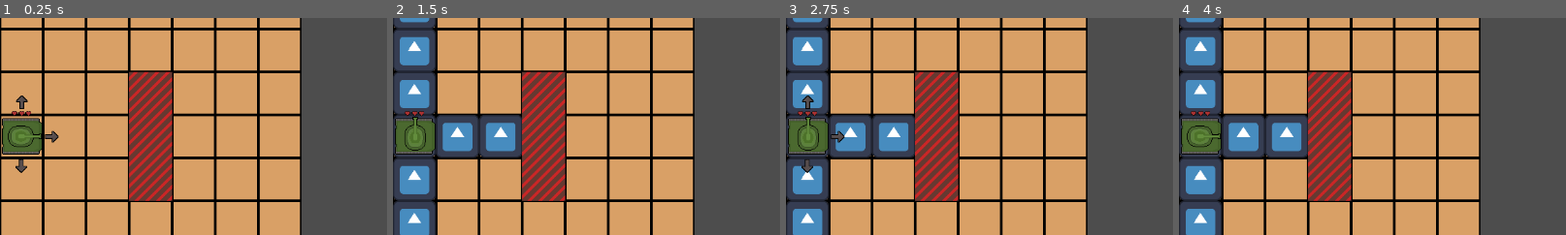
Above: before the commit, frames 1-4 (left to right).
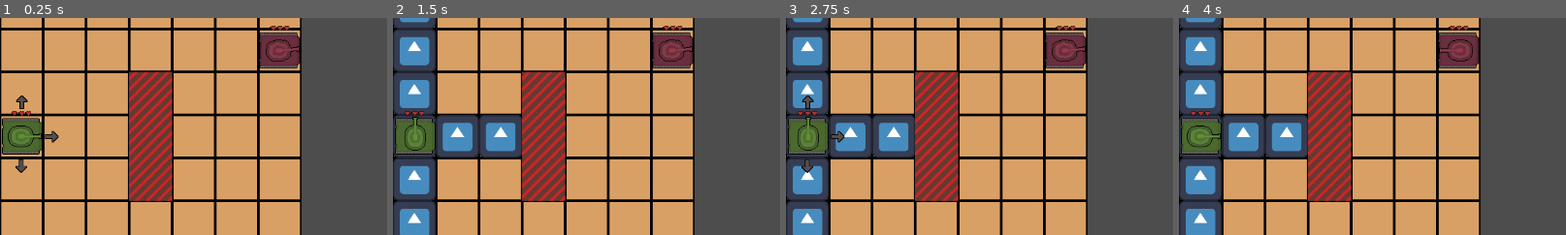
Above: after the commit, the same moments.

Repository: s3716853/tank-game
Game: Godot game, scene res://Scenes/main.tscn
Two runs of this game, one before a commit and one after it. Both use one fixed random seed, a clock stepped at 60 frames per second and the inputs below. This scene is started directly instead of the project's main scene. The engine's default icon, where the game draws it, is replaced by a stand-in: a white triangle on a blue panel in a dark square.
Inputs (mouse positions are % of the whole screen's width and height, from its top left):
- Up to frame 1 (0.25 s): no input
- Up to frame 2 (1.5 s): click (3, 27) at 0.5 s; click "MOVE" at 1.25 s
- Up to frame 3 (2.75 s): click "SHOOT" at 2 s
- Up to frame 4 (4 s): click (7, 35) at 2.75 s; click "MOVE" at 3.5 s
The pictures show only the part of the screen within x 0-50%, y 7-57%; the shares and areas given below are measured in that part.

The runs differ from the first frame. In frame 1, 1.8% of the frame differs, in the area x 66-78%, y 3-24%; in frame 2, 1.8%; in frame 3, 1.8%; in frame 4, 1.8%.

Commit message:
Player and Enemy turns
Once the player has taken 2 actions, the enemy takes a turn

Diff:
--- /dev/null
+++ b/Prefabs/enemy.tscn
@@ -0,0 +1,52 @@
+[gd_scene load_steps=7 format=3 uid="uid://bstiq4wdcauyl"]
+
+[ext_resource type="Script" path="res://Scripts/EnemyMain.gd" id="1_30tlv"]
+[ext_resource type="Texture2D" uid="uid://pu5p8uc6tfi2" path="res://Sprites/Enemy Tanks/body1.png" id="2_to2fc"]
+[ext_resource type="Texture2D" uid="uid://dqegvqs4tbkjl" path="res://Sprites/Enemy Tanks/turret1.png" id="3_cwx51"]
+[ext_resource type="Script" path="res://Scripts/health.gd" id="4_abefa"]
+[ext_resource type="Texture2D" uid="uid://doqgsbyrna1ce" path="res://Sprites/heart.png" id="5_h8lqd"]
+
+[sub_resource type="RectangleShape2D" id="RectangleShape2D_s01wh"]
+size = Vector2(61, 54)
+
+[node name="Enemy" type="Node2D" node_paths=PackedStringArray("bullet_spawn", "turret")]
+position = Vector2(-137, 76)
+script = ExtResource("1_30tlv")
+bullet_spawn = NodePath("Body/Turret/BulletSpawn")
+turret = NodePath("Body/Turret")
+
+[node name="Body" type="Sprite2D" parent="."]
+texture_filter = 1
+texture = ExtResource("2_to2fc")
+
+[node name="Turret" type="Sprite2D" parent="Body"]
+texture_filter = 1
+rotation = -6.36108
+texture = ExtResource("3_cwx51")
+
+[node name="BulletSpawn" type="Node2D" parent="Body/Turret"]
+position = Vector2(31.3847, 0.0271924)
+
+[node name="Area2D" type="Area2D" parent="." groups=["Enemy"]]
+
+[node name="CollisionShape2D" type="CollisionShape2D" parent="Area2D"]
+position = Vector2(-0.5, 0)
+shape = SubResource("RectangleShape2D_s01wh")
+
+[node name="Health" type="Node2D" parent="."]
+script = ExtResource("4_abefa")
+
+[node name="Heart 1" type="Sprite2D" parent="Health"]
+texture_filter = 1
+position = Vector2(-10, -34)
+texture = ExtResource("5_h8lqd")
+
+[node name="Heart 2" type="Sprite2D" parent="Health"]
+texture_filter = 1
+position = Vector2(0, -34)
+texture = ExtResource("5_h8lqd")
+
+[node name="Heart 3" type="Sprite2D" parent="Health"]
+texture_filter = 1
+position = Vector2(10, -34)
+texture = ExtResource("5_h8lqd")
--- a/Scenes/Health.tscn
+++ b/Scenes/Health.tscn
@@ -1,59 +1,13 @@
-[gd_scene load_steps=8 format=3 uid="uid://dkcq3id4fjgbk"]
+[gd_scene load_steps=3 format=3 uid="uid://dkcq3id4fjgbk"]
 
-[ext_resource type="Script" path="res://Scripts/tankMain.gd" id="1_hncku"]
 [ext_resource type="PackedScene" uid="uid://doxpjwtdt4abe" path="res://Prefabs/player.tscn" id="1_tosbj"]
-[ext_resource type="Script" path="res://Scripts/health.gd" id="3_8rin5"]
-[ext_resource type="Texture2D" uid="uid://doqgsbyrna1ce" path="res://Sprites/heart.png" id="4_1mdos"]
-[ext_resource type="Texture2D" uid="uid://pu5p8uc6tfi2" path="res://Sprites/Enemy Tanks/body1.png" id="6_txu1l"]
-[ext_resource type="Texture2D" uid="uid://dqegvqs4tbkjl" path="res://Sprites/Enemy Tanks/turret1.png" id="7_jftf7"]
-
-[sub_resource type="RectangleShape2D" id="RectangleShape2D_s01wh"]
-size = Vector2(61, 54)
+[ext_resource type="PackedScene" uid="uid://bstiq4wdcauyl" path="res://Prefabs/enemy.tscn" id="2_1qio7"]
 
 [node name="Scene" type="Node2D"]
 
 [node name="Player" parent="." instance=ExtResource("1_tosbj")]
 
-[node name="Enemy" type="Node2D" parent="." node_paths=PackedStringArray("bullet_spawn")]
-position = Vector2(-137, 76)
-script = ExtResource("1_hncku")
-bullet_spawn = NodePath("Body/Turret/BulletSpawn")
-
-[node name="Body" type="Sprite2D" parent="Enemy"]
-texture_filter = 1
-texture = ExtResource("6_txu1l")
-
-[node name="Turret" type="Sprite2D" parent="Enemy/Body"]
-texture_filter = 1
-rotation = -6.36108
-texture = ExtResource("7_jftf7")
-
-[node name="BulletSpawn" type="Node2D" parent="Enemy/Body/Turret"]
-position = Vector2(31.3847, 0.0271924)
-
-[node name="Area2D" type="Area2D" parent="Enemy" groups=["Enemy"]]
-
-[node name="CollisionShape2D" type="CollisionShape2D" parent="Enemy/Area2D"]
-position = Vector2(-0.5, 0)
-shape = SubResource("RectangleShape2D_s01wh")
-
-[node name="Health" type="Node2D" parent="Enemy"]
-script = ExtResource("3_8rin5")
-
-[node name="Heart 1" type="Sprite2D" parent="Enemy/Health"]
-texture_filter = 1
-position = Vector2(-10, -34)
-texture = ExtResource("4_1mdos")
-
-[node name="Heart 2" type="Sprite2D" parent="Enemy/Health"]
-texture_filter = 1
-position = Vector2(0, -34)
-texture = ExtResource("4_1mdos")
-
-[node name="Heart 3" type="Sprite2D" parent="Enemy/Health"]
-texture_filter = 1
-position = Vector2(10, -34)
-texture = ExtResource("4_1mdos")
+[node name="Enemy" parent="." instance=ExtResource("2_1qio7")]
 
 [node name="Camera2D" type="Camera2D" parent="."]
 rotation = -0.0140881
--- a/Scenes/main.tscn
+++ b/Scenes/main.tscn
@@ -1,9 +1,15 @@
-[gd_scene load_steps=3 format=3 uid="uid://dwlt5jiinjx0v"]
+[gd_scene load_steps=6 format=3 uid="uid://dwlt5jiinjx0v"]
 
 [ext_resource type="PackedScene" uid="uid://lrv4egxiycyw" path="res://Scenes/map.tscn" id="1_1xu0y"]
+[ext_resource type="PackedScene" uid="uid://bstiq4wdcauyl" path="res://Prefabs/enemy.tscn" id="1_dxpu0"]
+[ext_resource type="Script" path="res://Scripts/GameManager.gd" id="1_nlw84"]
 [ext_resource type="PackedScene" uid="uid://doxpjwtdt4abe" path="res://Prefabs/player.tscn" id="2_n6fc8"]
+[ext_resource type="Script" path="res://Scripts/EnemyHandler.gd" id="3_87fwr"]
 
-[node name="MAIN" type="Node2D"]
+[node name="MAIN" type="Node2D" node_paths=PackedStringArray("EnemyHandler", "Player")]
+script = ExtResource("1_nlw84")
+EnemyHandler = NodePath("Enemy Handler")
+Player = NodePath("Player")
 
 [node name="TileMapLayer" parent="." node_paths=PackedStringArray("player") instance=ExtResource("1_1xu0y")]
 player = NodePath("../Player")
@@ -29,5 +35,12 @@
 text = "SHOOT
 "
 
+[node name="Enemy Handler" type="Node2D" parent="."]
+script = ExtResource("3_87fwr")
+
+[node name="Enemy" parent="Enemy Handler" instance=ExtResource("1_dxpu0")]
+z_index = 1
+position = Vector2(416, 96)
+
 [connection signal="pressed" from="CanvasLayer/Move Button" to="Player" method="_on_move_button_pressed"]
 [connection signal="pressed" from="CanvasLayer/Shoot Button" to="Player" method="_on_shoot_button_pressed"]
--- /dev/null
+++ b/Scripts/EnemyHandler.gd
@@ -0,0 +1,16 @@
+extends Node
+
+var enemies_finished = 0
+
+#Check if all enemies have finished their turn, if they have change to the player's turn
+func enemy_finished():
+	enemies_finished += 1
+	if(enemies_finished == get_child_count()):
+		enemies_finished = 0
+		get_parent().set_player_turn()
+
+
+func enemy_turn():
+	for child in get_children():
+		child.actions_remaining = child.max_actions
+		child.action_choice()
--- /dev/null
+++ b/Scripts/EnemyMain.gd
@@ -0,0 +1,39 @@
+extends Node
+
+var bullet = preload("res://Prefabs/bullet.tscn")
+@export var bullet_spawn = Node2D
+#Turret child, used to set the direction of the turret for shooting
+@export var turret : Node2D
+
+#How many actions should the enemy get each turn
+var max_actions = 1
+#Current actions remaining for the enemy
+var actions_remaining = 1
+
+#Choose an action to do
+func action_choice():
+	#For now it just shoots, this will be changed eventually
+	shoot(Vector2.LEFT)
+
+#Hurt Tank
+#Sends signal to child which handles the tank health
+func hurt(amount):
+	find_child("Health").damage(amount)
+
+func shoot(direction):
+	#Set turret direction
+	turret.rotation = direction.angle()
+	#Spawning bullet and setting it to shoot from the "BulletSpawn" position
+	var b = bullet.instantiate()
+	add_child(b)
+	b.global_position = bullet_spawn.global_position
+	b.rotation = bullet_spawn.global_rotation
+	action_taken()
+
+#Once an action is taken check if any actions remain, if they do - do something, otherwise end turn
+func action_taken():
+	actions_remaining -= 1
+	if(actions_remaining == 0):
+		get_parent().enemy_finished()
+	else:
+		action_choice()
--- /dev/null
+++ b/Scripts/GameManager.gd
@@ -0,0 +1,12 @@
+extends Node
+
+@export var EnemyHandler : Node2D
+@export var Player : Node2D
+
+#Called when the player has no actions remaining
+#Tells the Enemy Handler node that its the enemies' turn
+func set_enemy_turn():
+	EnemyHandler.enemy_turn()
+
+func set_player_turn():
+	Player.player_turn()
--- a/Scripts/tankMain.gd
+++ b/Scripts/tankMain.gd
@@ -8,6 +8,10 @@
 @export var arrows : Node2D
 #Turret child, used to set the direction of the turret for shooting
 @export var turret : Node2D
+#How many actions does the player get each turn
+var max_actions = 2
+#How many current actions remain
+var actions_remaining = 2
 
 #Hurt Tank
 #Sends signal to child which handles the tank health
@@ -20,7 +24,7 @@
 ##Will need to be changed to move over time so it looks nicer. Can be done with lerping
 func move(location):
 	self.global_position = location
-
+	action_taken()
 #Shoot button pressed, send signal to the tile map to work out which direction
 func _on_shoot_button_pressed() -> void:
 	arrows.visible = true
@@ -34,3 +38,13 @@
 	add_child(b)
 	b.global_position = bullet_spawn.global_position
 	b.rotation = bullet_spawn.global_rotation
+	action_taken()
+
+#Called to set the turn to the player's
+func player_turn():
+	actions_remaining = max_actions
+#Once an action is taken, check if any actions remain. If they don't, set it to be the enemy turn
+func action_taken():
+	actions_remaining -= 1
+	if(actions_remaining == 0):
+		get_parent().set_enemy_turn()
